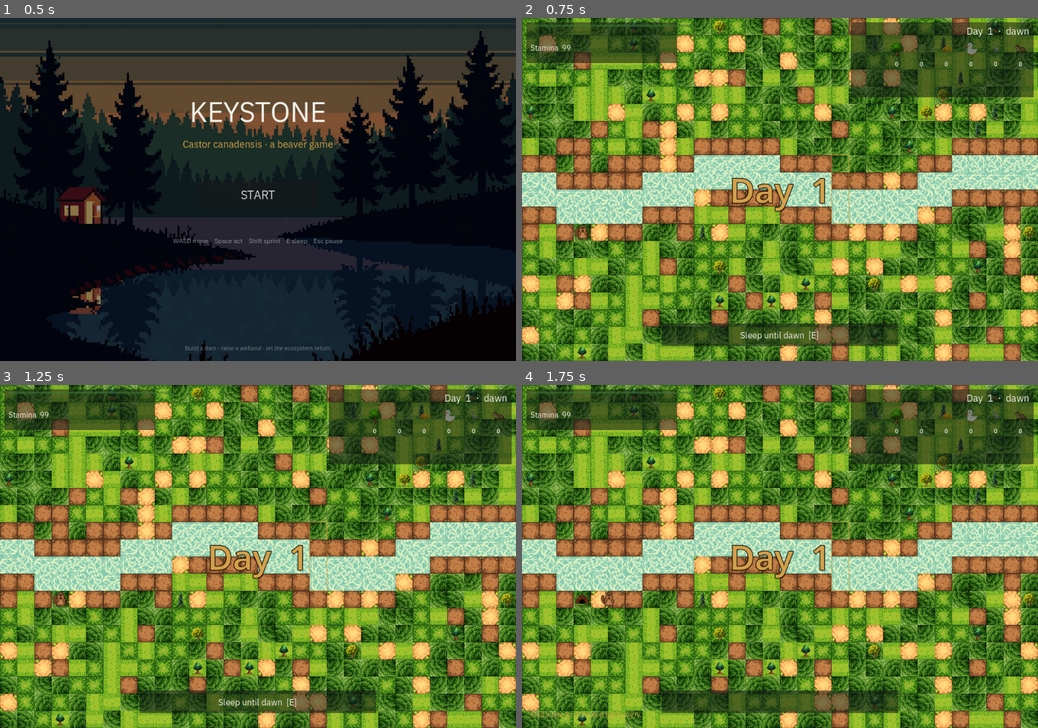
Above: before the commit, frames 1-4 (two rows, left to right).
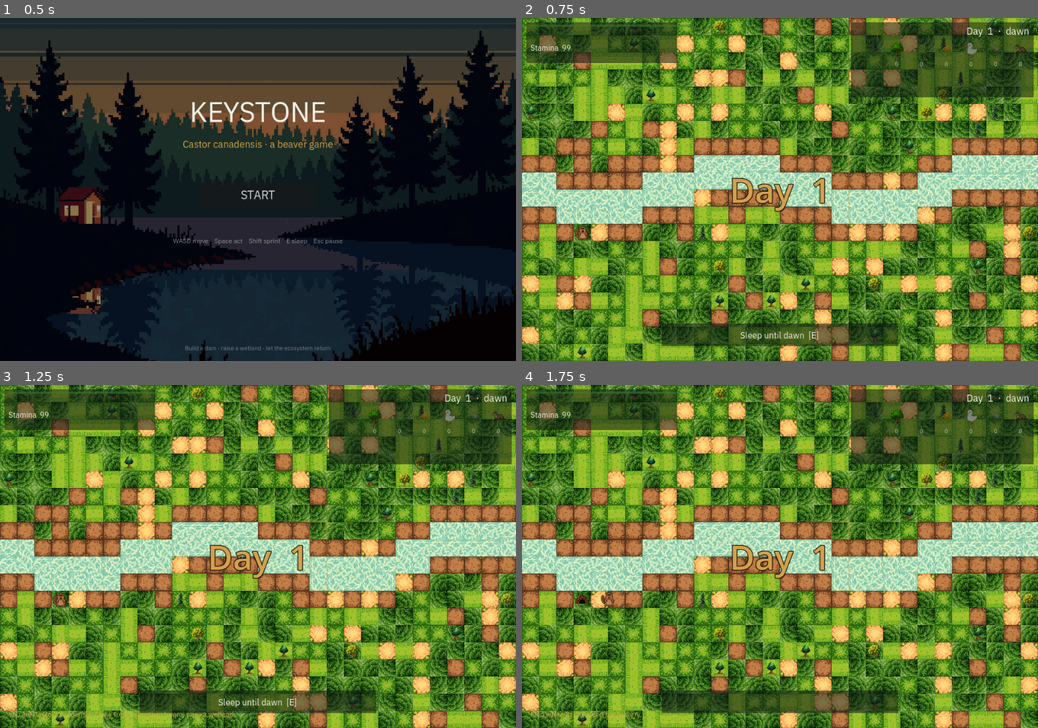
Above: after the commit, the same moments.

Repository: kvmadden/keystone
Game: Godot game, scene res://scenes/TitleScreen.tscn
The game is run twice, just before and just after one commit, with the same random seed, the same clock (stepped at 60 frames per second) and the same inputs.
Inputs:
- Up to frame 1 (0.5 s): no input
- Up to frame 2 (0.75 s): click "START" at 0.5 s
- Up to frame 3 (1.25 s): no input
- Up to frame 4 (1.75 s): tap Enter at 1.25 s; hold D (move_right) from 1.28 s (still down); tap Space (action) at 1.35 s

Frame 1 is identical in both runs. In frame 2, less than 0.1% of the frame differs, in the area x 10-97%, y 12-65%; in frame 3, 0.4%, in the area x 1-97%, y 12-97%; in frame 4, less than 0.1%.

Commit message:
polish: visceral feedback, ambience, tension
Game now feels alive instead of clinical.

Feedback
- Camera shakes on coyote bite (12px, 0.6s) and dam place (5px, 0.2s).
- Splash particles burst from the beaver when a segment lands
  (12 droplets, gravity + drag, 0.7s lifetime).
- Beaver gets a subtle Y-bob (±1.2px @ ~0.55Hz) when idle.

Atmosphere
- Fireflies drift over wetland tiles at night — 28 glowing dots,
  each anchored to a random wetland tile, Lissajous drift,
  individual pulse. Alpha smooth-fades on phase change.
- Dam-zone gold outline pulses + faint fill when carrying a log
  (visible target eye-grab).

Tension
- Win progress messages now read as a holding pattern:
  · Day 1: "All six species present. Hold the ecosystem for three days."
  · Day 2: "Two days holding. One more and the wetland is self-sustaining."
  · Day 3: WIN
  · Drop:  "A species dropped out. The hold resets."
- Species count chip turns gold when ≥1 of that species is alive.
- Phase-change messages have flavor (dusk → fireflies; night → coyote).
- Opening message lands ~0.6s after start: "You are Castor
  canadensis. Chew trees, dam the stream, raise a wetland."

Win/lose recap leans into wetland ecology language.

Diff:
--- a/scenes/Main.tscn
+++ b/scenes/Main.tscn
@@ -8,6 +8,8 @@
 [ext_resource type="Script" path="res://scripts/threats.gd" id="6"]
 [ext_resource type="PackedScene" path="res://scenes/Beaver.tscn" id="7"]
 [ext_resource type="PackedScene" path="res://scenes/HUD.tscn" id="8"]
+[ext_resource type="Script" path="res://scripts/camera.gd" id="9"]
+[ext_resource type="Script" path="res://scripts/fireflies.gd" id="10"]
 
 [node name="Main" type="Node2D"]
 
@@ -33,10 +35,14 @@
 [node name="Threats" type="Node" parent="."]
 script = ExtResource("6")
 
+[node name="Fireflies" type="Node2D" parent="."]
+script = ExtResource("10")
+
 [node name="Beaver" parent="." instance=ExtResource("7")]
 
 [node name="Camera2D" type="Camera2D" parent="."]
 position = Vector2(480, 320)
 zoom = Vector2(1.0, 1.0)
+script = ExtResource("9")
 
 [node name="HUD" parent="." instance=ExtResource("8")]
--- a/scripts/beaver.gd
+++ b/scripts/beaver.gd
@@ -36,6 +36,9 @@
 	position = _tile_center(world.find_lodge_tile())
 	_try_load_pixel_sprites()
 	_update_carry_visual()
+	# Opening framing — lands as the first banner message
+	get_tree().create_timer(0.6).timeout.connect(func():
+		Game.emit_message("You are Castor canadensis. Chew trees, dam the stream, raise a wetland."))
 
 func _physics_process(delta: float) -> void:
 	if Game.game_over:
@@ -45,6 +48,12 @@
 	_drain_passive_stamina(delta)
 	move_and_slide()
 	Game.stamina_changed.emit(Game.stamina)
+	# Subtle idle bob: only when standing still and not in an action
+	if velocity.length() < 1.0 and action_state == "idle":
+		var t := Time.get_ticks_msec() / 280.0
+		sprite_root.position.y = sin(t) * 1.2
+	else:
+		sprite_root.position.y = 0.0
 	queue_redraw()
 	if Game.stamina <= 0.0:
 		Game.stamina = 0.0
@@ -182,6 +191,8 @@
 				Game.carrying_log = false
 				_update_carry_visual()
 				Game.carrying_changed.emit(false)
+				_shake_camera(5.0, 0.2)
+				_spawn_splash(position)
 		"repairing":
 			if Game.stamina >= 5.0 and dam.repair_worst():
 				Game.stamina -= 5.0
@@ -268,3 +279,15 @@
 	Game.stamina = max(0.0, Game.stamina - 30.0)
 	position = _tile_center(world.find_lodge_tile())
 	Game.emit_message("A coyote struck! Limped back to the lodge.")
+	_shake_camera(12.0, 0.6)
+
+func _shake_camera(mag: float, dur: float) -> void:
+	var cam = get_node_or_null("/root/Main/Camera2D")
+	if cam and cam.has_method("shake"):
+		cam.shake(mag, dur)
+
+func _spawn_splash(at: Vector2) -> void:
+	var splash := Node2D.new()
+	splash.set_script(preload("res://scripts/splash.gd"))
+	splash.position = at + Vector2(0, -4)
+	get_node("/root/Main").add_child(splash)
--- /dev/null
+++ b/scripts/camera.gd
@@ -0,0 +1,25 @@
+extends Camera2D
+# Static center camera + brief screen-shake helper.
+
+const G := preload("res://scripts/game.gd")
+
+var _shake_t := 0.0
+var _shake_mag := 0.0
+var _base_pos: Vector2
+
+func _ready() -> void:
+	_base_pos = position
+
+func _process(delta: float) -> void:
+	if _shake_t > 0.0:
+		_shake_t = max(0.0, _shake_t - delta)
+		var falloff: float = _shake_t / 0.5  # 0.5s peak
+		var dx: float = (randf() - 0.5) * 2.0 * _shake_mag * falloff
+		var dy: float = (randf() - 0.5) * 2.0 * _shake_mag * falloff
+		position = _base_pos + Vector2(dx, dy)
+		if _shake_t <= 0.0:
+			position = _base_pos
+
+func shake(magnitude: float = 8.0, duration: float = 0.45) -> void:
+	_shake_mag = magnitude
+	_shake_t = duration
--- a/scripts/day_cycle.gd
+++ b/scripts/day_cycle.gd
@@ -38,9 +38,11 @@
 	if Game.phase == Game.Phase.DAWN:
 		Game.current_day += 1
 		Game.day_advanced.emit(Game.current_day)
-		Game.emit_message("Day %d begins." % Game.current_day)
+		Game.emit_message("Day %d. Dawn over the pond." % Game.current_day)
+	elif Game.phase == Game.Phase.DUSK:
+		Game.emit_message("Dusk. The fireflies will rise over the wetland.")
 	elif Game.phase == Game.Phase.NIGHT:
-		Game.emit_message("Night falls. Watch for coyotes.")
+		Game.emit_message("Night. A coyote howls. Sleep in the lodge if you can.")
 
 func _phase_color() -> Color:
 	# Smoothly interpolate to the next phase's color over the last 30% of the phase.
--- /dev/null
+++ b/scripts/fireflies.gd
@@ -0,0 +1,81 @@
+extends Node2D
+# Subtle firefly drift over the wetland at night.
+# Cheap: a small fixed-size pool of points, each picks a random wetland tile
+# at spawn and meanders within a small radius. Pulses opacity, fades at dawn.
+
+const G := preload("res://scripts/game.gd")
+
+const COUNT := 28
+const PULSE_HZ := 1.2
+
+@onready var world: Node2D = get_node("/root/Main/World")
+
+var flies: Array = []  # each: {pos: Vector2, anchor: Vector2, phase: float, drift: Vector2, t: float}
+var alpha := 0.0
+
+func _ready() -> void:
+	var rng := RandomNumberGenerator.new()
+	rng.randomize()
+	for i in range(COUNT):
+		flies.append({
+			"pos": Vector2.ZERO,
+			"anchor": Vector2.ZERO,
+			"phase": rng.randf() * TAU,
+			"drift": Vector2.ZERO,
+			"t": rng.randf() * 10.0,
+		})
+	set_process(true)
+
+func _process(delta: float) -> void:
+	# Visible only at night, ramps in over a couple seconds at night start.
+	var want_alpha: float = 1.0 if Game.phase == Game.Phase.NIGHT else 0.0
+	# Smooth toward want_alpha
+	alpha = move_toward(alpha, want_alpha, delta * 0.6)
+	if alpha < 0.01:
+		queue_redraw()
+		return
+
+	# Pick a wetland tile-center anchor for each fly if it doesn't have one yet
+	# (or re-anchor occasionally to keep coverage fresh).
+	for f in flies:
+		f.t -= delta
+		if f.anchor == Vector2.ZERO or f.t <= 0.0:
+			var tile := _random_wetland_tile()
+			if tile.x < 0:
+				continue
+			f.anchor = Vector2(tile.x * Game.TILE_SIZE + Game.TILE_SIZE / 2.0,
+				tile.y * Game.TILE_SIZE + Game.TILE_SIZE / 2.0)
+			f.pos = f.anchor
+			f.t = randf_range(5.0, 12.0)
+		# Lissajous-style drift around the anchor, slow.
+		var s: float = Time.get_ticks_msec() / 700.0 + float(f.phase)
+		f.pos = f.anchor + Vector2(cos(s * 0.9) * 14.0, sin(s * 1.3) * 10.0)
+	queue_redraw()
+
+func _random_wetland_tile() -> Vector2i:
+	# Cheap: random sample 8 tries; fall back to global scan.
+	for _i in range(8):
+		var x := randi() % Game.MAP_W
+		var y := randi() % Game.MAP_H
+		if world.tiles[y][x] == Game.Tile.WETLAND:
+			return Vector2i(x, y)
+	# Global scan fallback
+	for y in range(Game.MAP_H):
+		for x in range(Game.MAP_W):
+			if world.tiles[y][x] == Game.Tile.WETLAND:
+				return Vector2i(x, y)
+	return Vector2i(-1, -1)
+
+func _draw() -> void:
+	if alpha <= 0.01:
+		return
+	var t := Time.get_ticks_msec() / 1000.0
+	for f in flies:
+		if f.anchor == Vector2.ZERO:
+			continue
+		var pulse: float = (sin(t * TAU * PULSE_HZ + f.phase) * 0.5 + 0.5)
+		var a := alpha * (0.35 + pulse * 0.65)
+		# Halo
+		draw_circle(f.pos, 3.0, Color(0.95, 0.85, 0.45, a * 0.35))
+		# Core
+		draw_circle(f.pos, 1.2, Color(1.0, 0.95, 0.7, a))
--- a/scripts/hud.gd
+++ b/scripts/hud.gd
@@ -192,6 +192,11 @@
 		var n := int(counts.get(k, 0))
 		var light = _species_lights[k]
 		light.pop.text = str(n)
+		# Highlight the count gold when present so the player sees the lit lineup
+		if n > 0:
+			light.pop.add_theme_color_override("font_color", Game.COL_ACCENT)
+		else:
+			light.pop.add_theme_color_override("font_color", Color(Game.COL_TEXT.r, Game.COL_TEXT.g, Game.COL_TEXT.b, 0.50))
 		var c := _species_color(k)
 		if n > 0:
 			light.glyph.modulate = Color(1, 1, 1, 1.0)
--- a/scripts/species_spawner.gd
+++ b/scripts/species_spawner.gd
@@ -125,10 +125,17 @@
 			break
 	if all_present:
 		Game.consecutive_full_days += 1
-		Game.emit_message("Ecosystem held — day %d of 3." % Game.consecutive_full_days)
+		var hold_msg := "Six species coexisting — holding day %d of 3." % Game.consecutive_full_days
+		if Game.consecutive_full_days == 1:
+			hold_msg = "All six species present. Hold the ecosystem for three days."
+		elif Game.consecutive_full_days == 2:
+			hold_msg = "Two days holding. One more and the wetland is self-sustaining."
+		Game.emit_message(hold_msg)
 		if Game.consecutive_full_days >= 3 and not Game.win:
 			Game.win = true
 			Game.game_over = true
 			Game.game_won.emit()
 	else:
+		if Game.consecutive_full_days > 0:
+			Game.emit_message("A species dropped out. The hold resets.")
 		Game.consecutive_full_days = 0
--- /dev/null
+++ b/scripts/splash.gd
@@ -0,0 +1,34 @@
+extends Node2D
+# Splash effect — small radial droplets fading out.
+# Used by dam-placement; can be reused for water-rise events.
+
+const G := preload("res://scripts/game.gd")
+
+const DURATION := 0.7
+var _t := 0.0
+var _droplets: Array = []  # array of {pos:Vector2, vel:Vector2}
+
+func _ready() -> void:
+	var rng := RandomNumberGenerator.new()
+	rng.randomize()
+	for i in range(12):
+		var ang: float = rng.randf_range(-PI, PI)
+		var speed: float = rng.randf_range(60.0, 130.0)
+		_droplets.append({"pos": Vector2.ZERO, "vel": Vector2(cos(ang), sin(ang)) * speed})
+
+func _process(delta: float) -> void:
+	_t += delta
+	for d in _droplets:
+		# Drag + gravity
+		d.vel *= (1.0 - delta * 1.6)
+		d.vel.y += 240.0 * delta
+		d.pos += d.vel * delta
+	queue_redraw()
+	if _t >= DURATION:
+		queue_free()
+
+func _draw() -> void:
+	var fade: float = clamp(1.0 - (_t / DURATION), 0.0, 1.0)
+	for d in _droplets:
+		var c := Color(0.42, 0.65, 0.85, fade)
+		draw_circle(d.pos, 2.5 * fade + 0.5, c)
--- a/scripts/world.gd
+++ b/scripts/world.gd
@@ -28,6 +28,13 @@
 
 func _ready() -> void:
 	_generate()
+	Game.carrying_changed.connect(func(_c): queue_redraw())
+	set_process(true)
+
+func _process(_delta: float) -> void:
+	# Re-queue redraw while the pulse animation is active
+	if Game.carrying_log:
+		queue_redraw()
 	if ResourceLoader.exists("res://assets/sprites/tree.png"):
 		tex_tree = load("res://assets/sprites/tree.png") as Texture2D
 	if ResourceLoader.exists("res://assets/sprites/lodge.png"):
@@ -168,14 +175,22 @@
 					var door := Rect2(rect.position + Vector2(13, 18), Vector2(6, 10))
 					draw_rect(door, Game.COL_LODGE_DR)
 
-	# Dam-zone outline (gold dashed-ish rect)
+	# Dam-zone outline (gold) — pulses when the beaver is carrying a log
 	var dz_rect := Rect2(
 		dam_zone_x * Game.TILE_SIZE,
 		dam_zone_y_top * Game.TILE_SIZE,
 		Game.TILE_SIZE,
 		(dam_zone_y_bot - dam_zone_y_top + 1) * Game.TILE_SIZE,
 	)
-	draw_rect(dz_rect, Color(Game.COL_DAM_ZONE.r, Game.COL_DAM_ZONE.g, Game.COL_DAM_ZONE.b, 0.45), false, 2.0)
+	var base_a: float = 0.55 if Game.carrying_log else 0.30
+	var pulse: float = 0.0
+	if Game.carrying_log:
+		pulse = (sin(Time.get_ticks_msec() / 220.0) * 0.5 + 0.5) * 0.35
+	var alpha: float = clamp(base_a + pulse, 0.0, 1.0)
+	draw_rect(dz_rect, Color(Game.COL_DAM_ZONE.r, Game.COL_DAM_ZONE.g, Game.COL_DAM_ZONE.b, alpha), false, 2.0)
+	# When carrying, draw a faint gold fill so the eye snaps to the target
+	if Game.carrying_log:
+		draw_rect(dz_rect, Color(Game.COL_DAM_ZONE.r, Game.COL_DAM_ZONE.g, Game.COL_DAM_ZONE.b, 0.10), true)
 
 func _draw_tile(rect: Rect2, base_t: int, seed: int) -> void:
 	# Pick the texture (variant for grass) and an optional 90° rotation.
Not shown: 1 places in scenes/Main.tscn that only renumber resources
Not shown, added: scripts/camera.gd.uid
Not shown, added: scripts/fireflies.gd.uid
Not shown, added: scripts/splash.gd.uid
